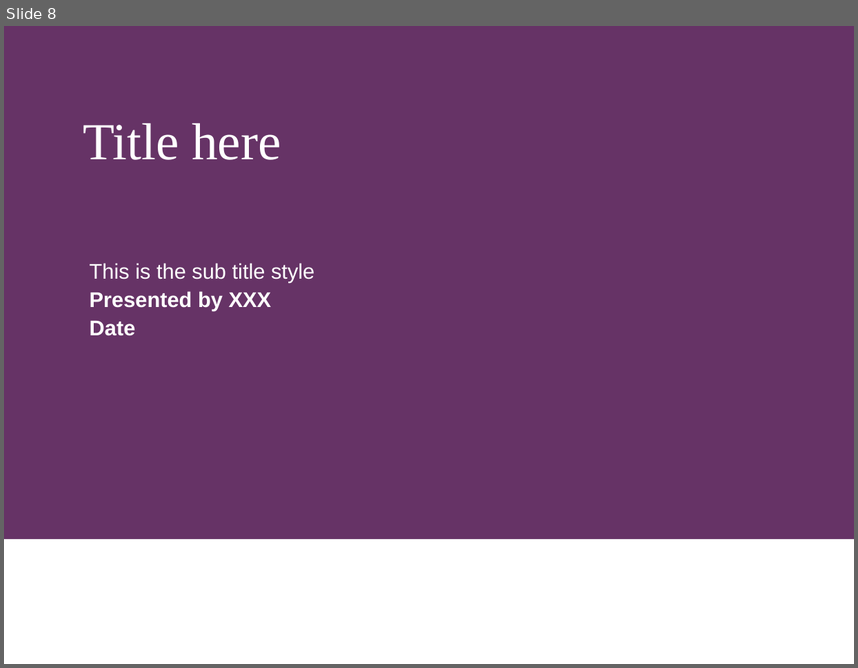
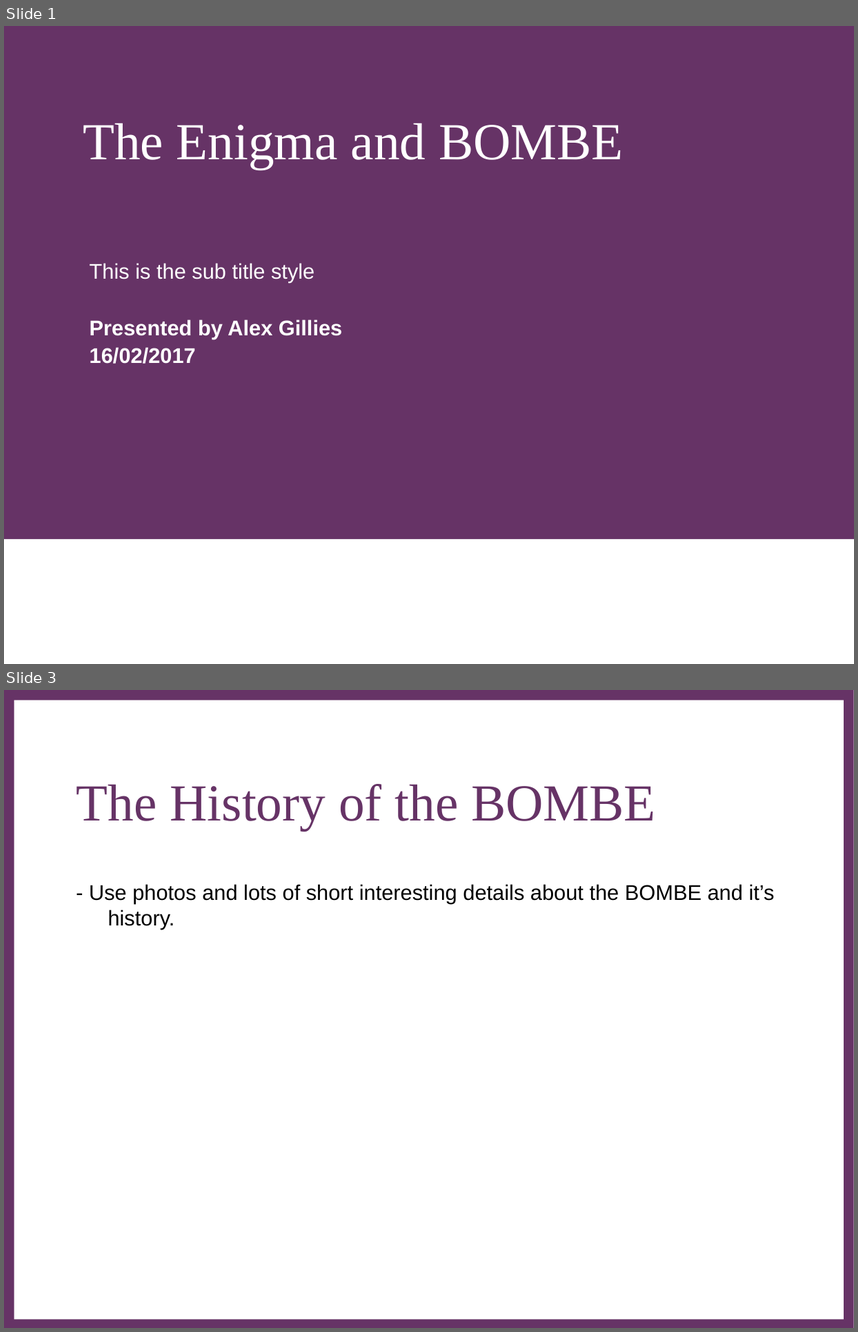
Before and after one commit to br3v1an5/Dissertation-Third-Year, a slide deck: DesignReport/1_PowerpointTemplate.ppt. Shown one above the other, each under a label of ours: slide 8 before the commit, slides 1 and 3 after it; the slides between them are not shown. The pictures are 858x668 and 858x1332 pixels, drawn with LibreOffice and Linux fonts; fonts in the diff are those of the drawing; background and template pictures are left out. Boxes give left, top, right and bottom in pixels: in the first picture for what was removed or moved away, otherwise in the second. Text is boxed around its words. In the diff, an @@ line names an element or a change of style, - is before the commit and + after.

```diff
--- a/DesignReport/1_PowerpointTemplate.ppt
+++ b/DesignReport/1_PowerpointTemplate.ppt
@@ slide 3 added at <box>4,690,854,1328</box>, background #FFFFFF @@
@@ rectangle added at <box>4,690,854,1328</box>, fill #663366, 24 pt, text #663366 @@
+∂
@@ rectangle added at <box>14,700,844,1319</box>, fill #FFFFFF @@
@@ title added at <box>76,784,656,830</box>, 44 pt, text #663366 @@
+The History of the BOMBE
@@ text added at <box>89,884,775,929</box>, 18 pt, text #000000 @@
+- Use photos and lots of short interesting details about the BOMBE and it’s history.
@@ what was slide 8 is now slide 1 @@
@@ slide 1 changed as well @@
@@ title at <box>83,123,624,169</box>: text changed @@
-Title here
+The Enigma and BOMBE
@@ subtitle at <box>90,319,342,363</box>: text changed @@
-Presented by XXX
-Date
+Presented by Alex Gillies
+16/02/2017
```
Also in this commit, not shown: 8 other slides added, 8 slides removed, 1 other file.
